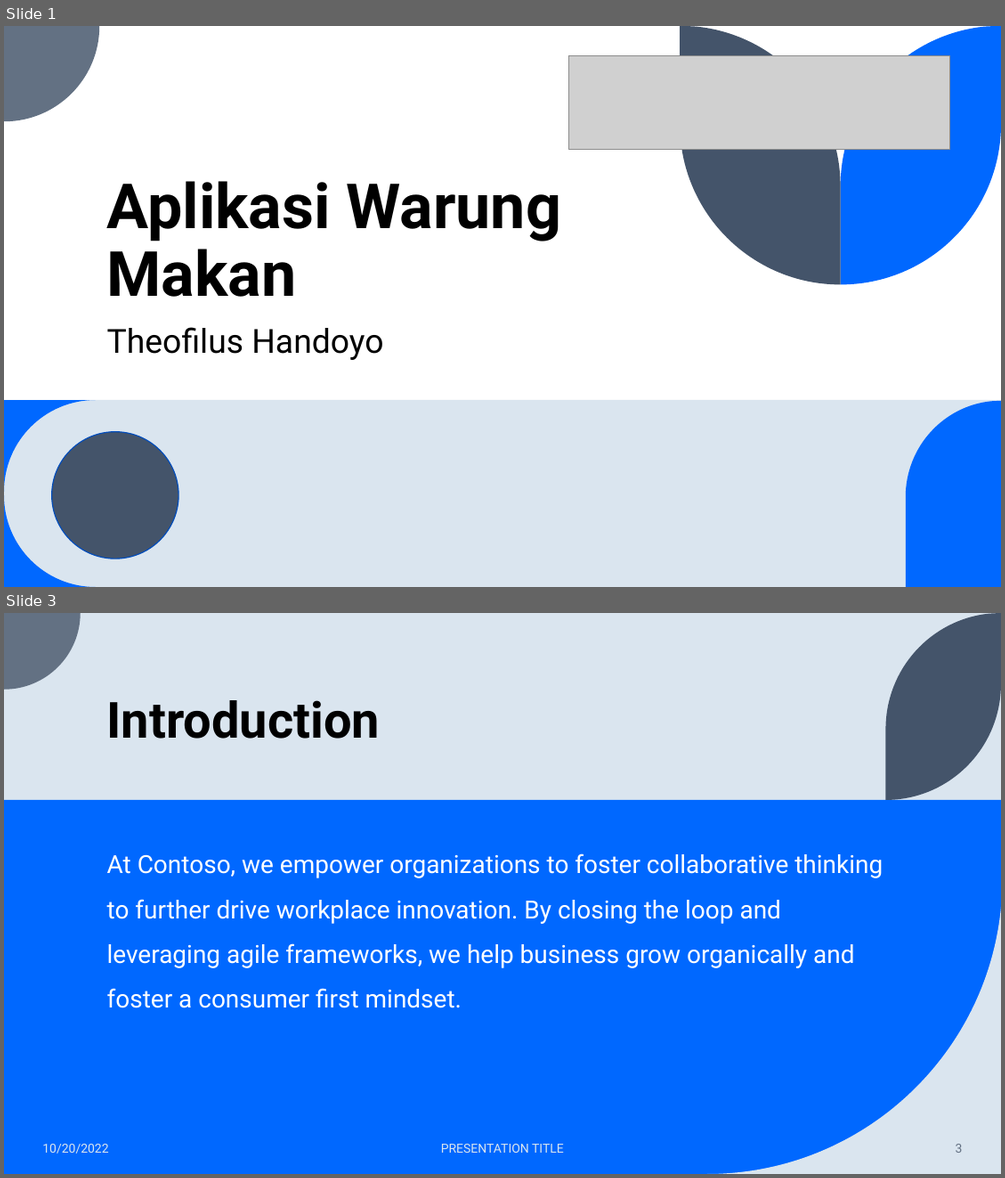
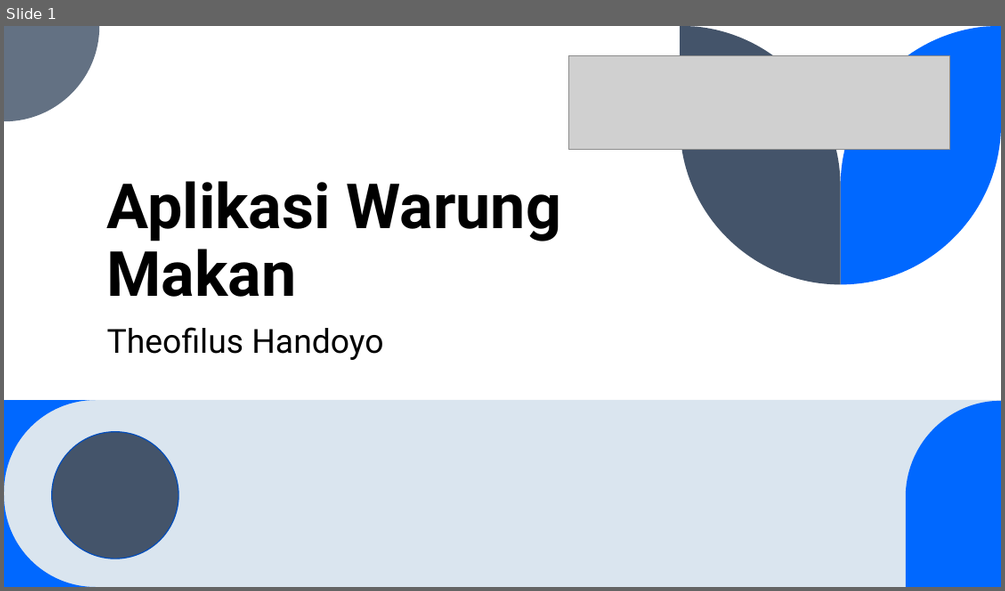
Before and after one commit to Theofilush/warung-makan, a slide deck: documentation/Aplikasi Warung Makan.pptx. Shown one above the other, each under a label of ours: slides 1 and 3 before the commit, slide 1 after it; the slides between them are not shown. The pictures are 1005x1178 and 1005x591 pixels, drawn with LibreOffice and Linux fonts; fonts in the diff are those of the drawing; grey boxes stand for pictures. Boxes give left, top, right and bottom in pixels: in the first picture for what was removed or moved away, otherwise in the second. Text is boxed around its words. In the diff, an @@ line names an element or a change of style, - is before the commit and + after.

```diff
--- a/documentation/Aplikasi Warung Makan.pptx
+++ b/documentation/Aplikasi Warung Makan.pptx
@@ slide 3 removed at box(4, 613, 1001, 1174), background #DAE5EF @@
@@ freeform shape removed at box(4, 613, 81, 690) @@
@@ freeform shape removed at box(886, 613, 1001, 800) @@
@@ title removed at box(107, 700, 380, 738) @@
-Introduction
@@ rectangle removed at box(4, 800, 1001, 1174) @@
@@ text removed at box(107, 853, 882, 1008) @@
-At Contoso, we empower organizations to foster collaborative thinking to further drive workplace innovation. By closing the loop and leveraging agile frameworks, we help business grow organically and foster a consumer first mindset.
@@ freeform shape removed at box(707, 878, 1001, 1174) @@
@@ text removed at box(42, 1143, 108, 1153) @@
-10/20/2022
@@ text removed at box(441, 1143, 564, 1152) @@
-PRESENTATION TITLE
@@ page number removed at box(955, 1143, 963, 1152) @@
-3
```
Also in this commit, not shown: 10 slides changed, 7 slides added, 3 other slides removed, 13 other files.
